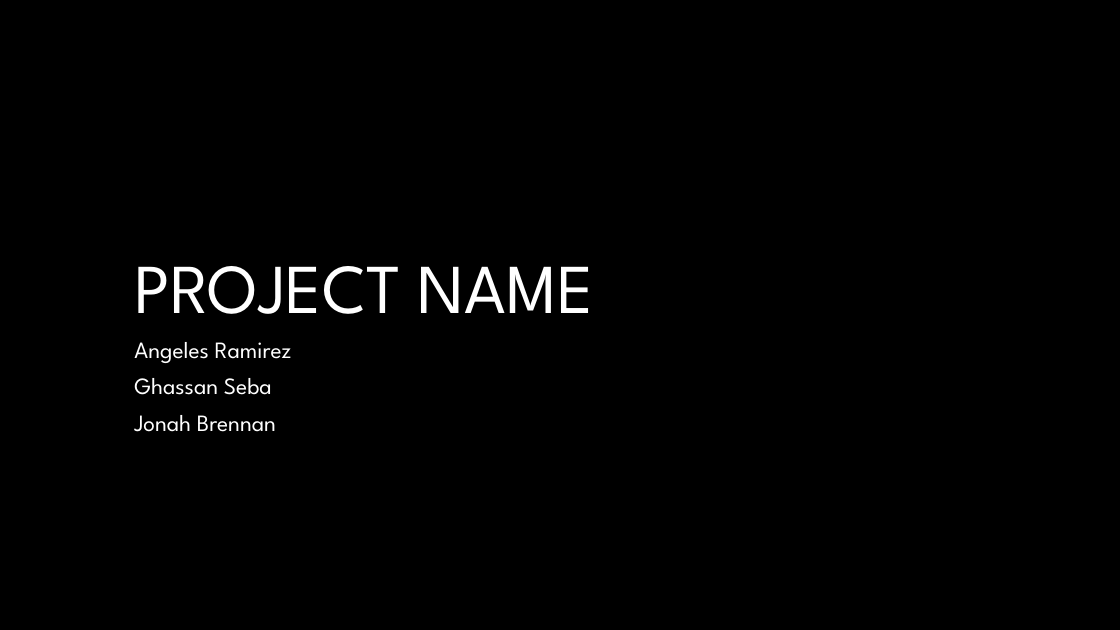
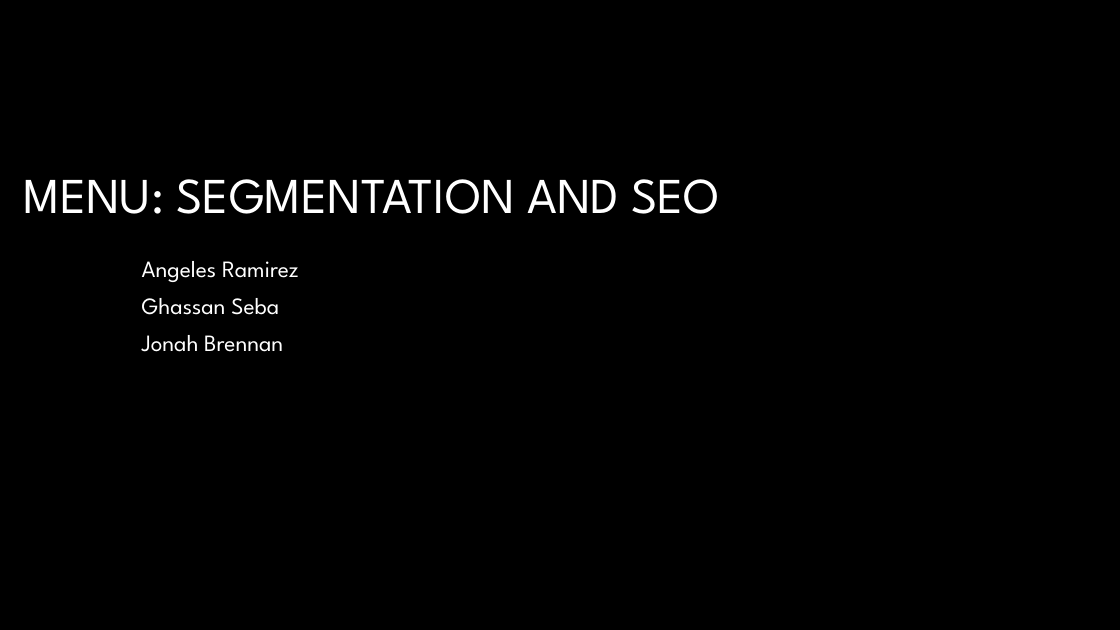
Before and after one commit to gseba/jaguars_project, a slide deck: slide 1 of Jaguars_Project_PPT.pptx. Drawn at 1120x630 pixels with LibreOffice and Linux fonts; fonts in the diff are those of the drawing; background and template pictures are left out. Boxes give left, top, right and bottom in pixels: in the first picture for what was removed or moved away, otherwise in the second. Text is boxed around its words. In the diff, an @@ line names an element or a change of style, - is before the commit and + after.

Commit message:
project scope update

```diff
--- a/Jaguars_Project_PPT.pptx
+++ b/Jaguars_Project_PPT.pptx
@@ title at (24, 179, 720, 214): text changed; size 60 to 43 pt @@
-PROJECT NAME
+MENU: SEGMENTATION AND SEO
@@ subtitle "Angeles Ramirez": place and size @@
-subtitle "Angeles Ramirez" at (134, 342, 292, 432)
+subtitle "Angeles Ramirez" at (142, 261, 299, 352)
```
Also in this commit, not shown: 7 slides added, 7 slides removed, 1 other file.
